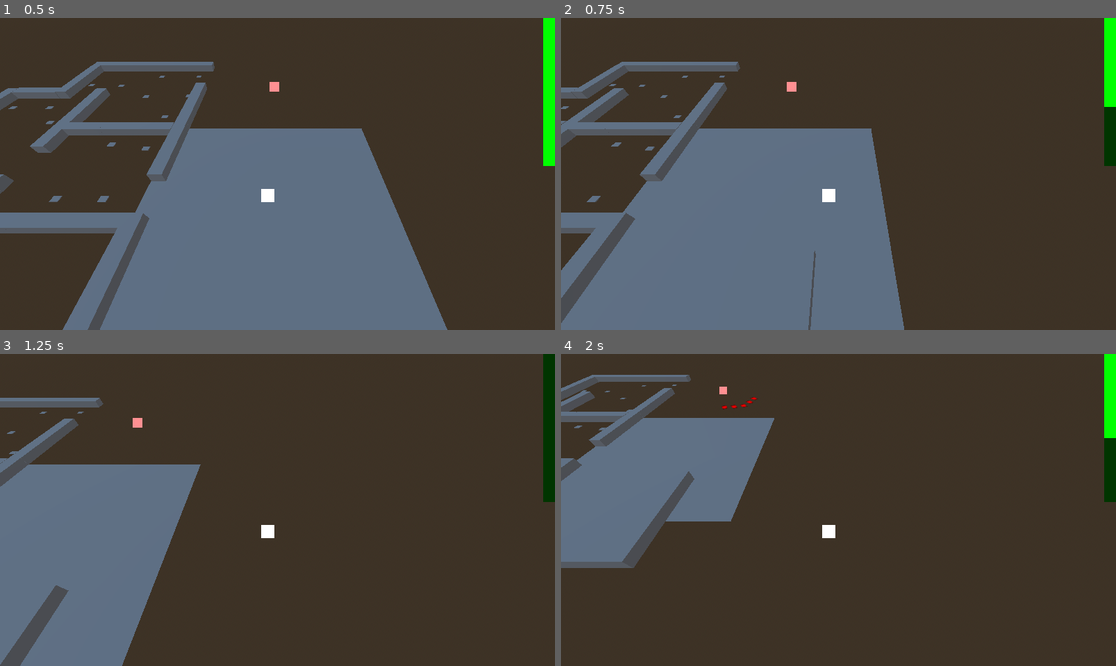
Above: before the commit, frames 1-4 (two rows, left to right).
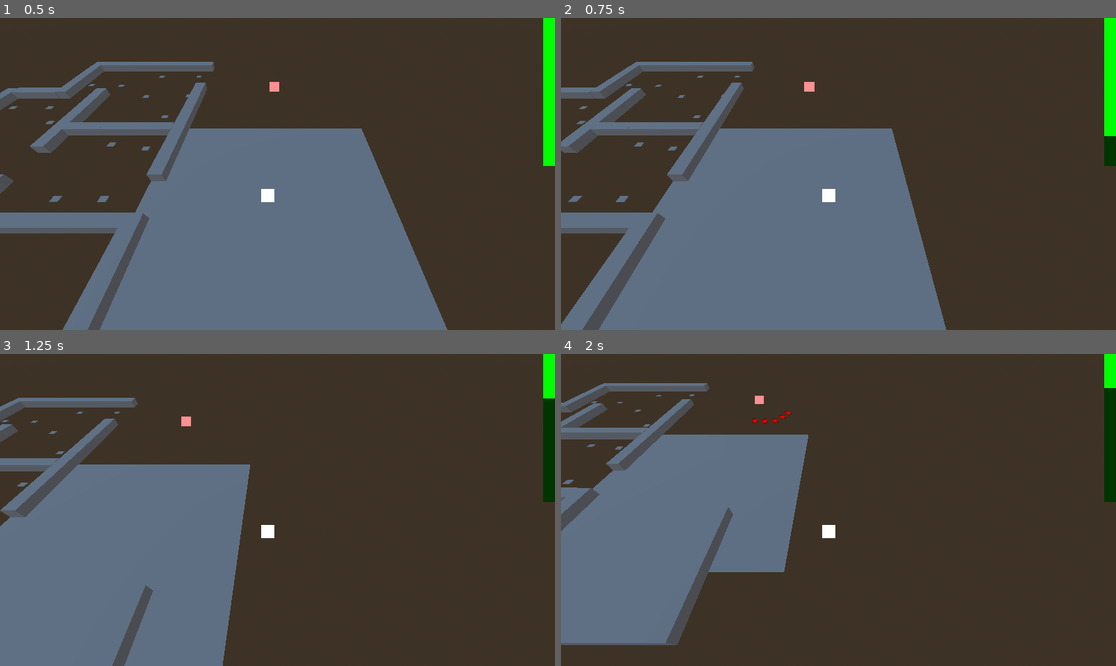
Above: after the commit, the same moments.

Repository: etjwalsh/N330Group3Project
Game: Godot game, scene res://Scenes/Root/root.tscn
Two runs of this game, one before a commit and one after it. Both use one fixed random seed, a clock stepped at 60 frames per second and the inputs below.
Inputs (mouse positions are in pixels of both pictures, inside the frame that each line leads up to):
- Up to frame 1 (0.5 s): no input
- Up to frame 2 (0.75 s): tap Enter at 0.5 s; move the mouse to (960, 158) at 0.52 s; hold D (right) from 0.53 s (still down); hold Shift (dash) from 0.53 s (still down)
- Up to frame 3 (1.25 s): keep holding D (right); keep holding Shift (dash)
- Up to frame 4 (2 s): move the mouse to (727, 525) at 1.27 s; release D (right) at 1.28 s; release Shift (dash) at 1.28 s; hold S (down) from 1.28 s (still down); tap Shift (dash) at 1.35 s

Frame 1 is identical in both runs. In frame 2, 11% of the frame differs, in the area x 0-100%, y 14-100%; in frame 3, 13%; in frame 4, 20%, in the area x 0-100%, y 6-94%.

Commit message:
moving enemies, energy lag and movement tweaks

Diff:
--- a/Scenes/Bullets/PlayerSword/player_sword.gd
+++ b/Scenes/Bullets/PlayerSword/player_sword.gd
@@ -19,7 +19,6 @@
 		get_parent().queue_free()
 
 	var bodies = get_colliding_bodies()
-	print(get_colliding_bodies())
 	if(bodies):
 		for i in bodies:
 			var hit = false
--- a/Scenes/Bullets/RangedEnemyBullet/RangedEnemyBullet.tscn
+++ b/Scenes/Bullets/RangedEnemyBullet/RangedEnemyBullet.tscn
@@ -22,3 +22,5 @@
 
 [node name="CollisionShape3D" type="CollisionShape3D" parent="."]
 shape = SubResource("CylinderShape3D_sm1sk")
+
+[connection signal="body_entered" from="." to="." method="_on_body_entered"]
--- a/Scenes/Bullets/RangedEnemyBullet/ranged_enemy_bullet.gd
+++ b/Scenes/Bullets/RangedEnemyBullet/ranged_enemy_bullet.gd
@@ -12,9 +12,8 @@
 	if(time > 2):
 		queue_free()
 
-	var bodies = get_colliding_bodies()
-	if(bodies):
-		for i in bodies:
-			if("health" in i):
-				i.health -= damage
-		queue_free()
+
+func _on_body_entered(body: Node) -> void:
+	if("health" in body):
+		body.health -= damage
+	queue_free()
--- a/Scenes/Enemies/RangedEnemy/rangedEnemy.gd
+++ b/Scenes/Enemies/RangedEnemy/rangedEnemy.gd
@@ -1,4 +1,4 @@
-extends Node3D
+extends RigidBody3D
 
 const bulletNum = 5
 const spread = .1
@@ -6,12 +6,18 @@
 const bulletSpeed = 15
 const bulletTimer = 1.5
 const hitstun = 1
+const moveUpdate = 1
+const speed = 200
 
 var health = 5
 var time = 0
+var prevTime = 0
 var enemyBulletIns
 var swordHit = false
 var hitstunTimer = 0
+var aiMode = still
+
+enum {still, circleLeft, circleRight}
 
 const bullet = preload("res://Scenes/Bullets/RangedEnemyBullet/RangedEnemyBullet.tscn")
 
@@ -21,7 +27,9 @@
 
 # Called every frame. 'delta' is the elapsed time since the previous frame.
 func _process(delta: float) -> void:
+
 	time += delta
+
 	if(swordHit):
 		hitstunTimer += delta
 		if(hitstunTimer > hitstun):
@@ -31,7 +39,7 @@
 	#despawn if health zero
 	if(health <= 0):
 		queue_free()
-	if(time >= bulletTimer ):
+	if(time >= bulletTimer):
 		time = 0
 		if(!swordHit):
 			var dir = -Vector2(position.x, position.z).angle_to_point(Vector2(PlayerAutoload.pos.x, PlayerAutoload.pos.z)) + PI/2
@@ -42,3 +50,26 @@
 				enemyBulletIns.position += enemyBulletIns.basis.z * (1 - (abs((bulletNum / 2) - i))) * bulletSpreadDist
 				enemyBulletIns.position += enemyBulletIns.basis.x * (i - floor(bulletNum / 2.0)) * bulletSpreadDist
 				add_child(enemyBulletIns)
+
+	if(fmod(time, moveUpdate) < fmod(prevTime, moveUpdate)):
+		aiMode = randi() % 3
+
+	match(aiMode):
+		still:
+			linear_velocity = Vector3.ZERO
+		circleLeft:
+			if(swordHit):
+				aiMode = still
+			else:
+				var temp = PlayerAutoload.pos.direction_to(position)
+				temp = Vector2(temp.x, temp.z).rotated(PI/2)
+				linear_velocity = Vector3(temp.x, 0, temp.y) * delta * speed
+		circleRight:
+			if(swordHit):
+				aiMode = still
+			else:
+				var temp = PlayerAutoload.pos.direction_to(position)
+				temp = Vector2(temp.x, temp.z).rotated(-PI/2)
+				linear_velocity = Vector3(temp.x, 0, temp.y) * delta * speed
+
+	prevTime = time
--- a/Scenes/Player/player.gd
+++ b/Scenes/Player/player.gd
@@ -8,10 +8,11 @@
 
 const wideshotAngle = PI/8
 const wideshotBuffMax = .08
-const energyUse = 200
+const energyUse = 100
 const energyGain = 100
-const dashSpeed = 30.0
-const walkSpeed = 15.0
+const energyLag = .5
+const dashSpeed = 18
+const walkSpeed = 8
 
 var bulletSpawn = .516
 var wideshotBuffer = 0
@@ -21,6 +22,8 @@
 var swordIns
 var speed = walkSpeed
 var canDash = true
+var energyLagTimer = 0
+var energyUsed = false
 
 const bullet = preload("res://Scenes/Bullets/PlayerBullet/player_bullet.tscn")
 const laser = preload("res://Scenes/Bullets/PlayerLaser/player_laser.tscn")
@@ -79,15 +82,22 @@
 			weapon = 0
 	if(Input.is_action_pressed("dash")):
 		PlayerAutoload.energy -= energyUse * delta
+		energyUsed = true
 		if(PlayerAutoload.energy < 0):
 			PlayerAutoload.energy = 0
 			speed = walkSpeed
 		else:
 			speed = dashSpeed
 	else:
-		PlayerAutoload.energy += energyGain * delta
-		if(PlayerAutoload.energy > 100):
-			PlayerAutoload.energy = 100
+		if(energyUsed):
+			energyLagTimer = energyLag
+			energyUsed = false
+		if(energyLagTimer > 0):
+			energyLagTimer -= delta
+		else:
+			PlayerAutoload.energy += energyGain * delta
+			if(PlayerAutoload.energy > 100):
+				PlayerAutoload.energy = 100
 		speed = walkSpeed
 
 func _input(event: InputEvent) -> void:
